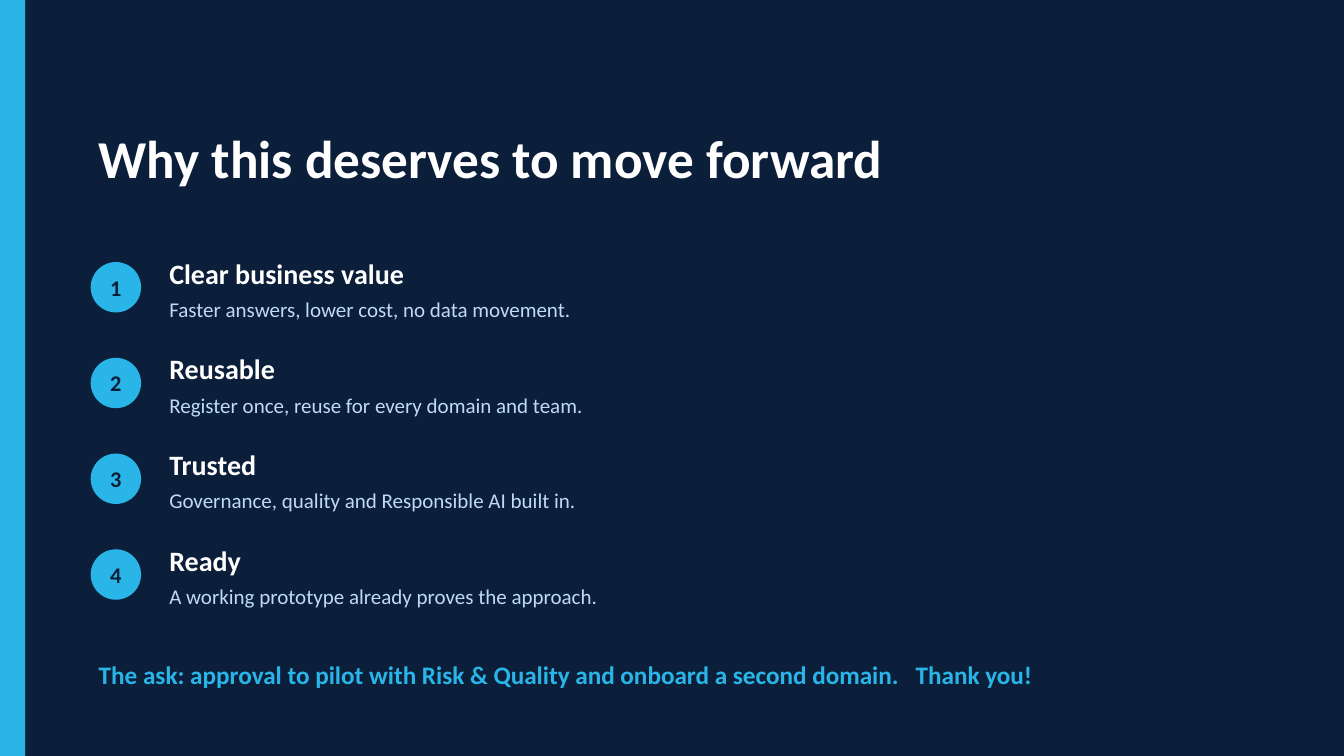
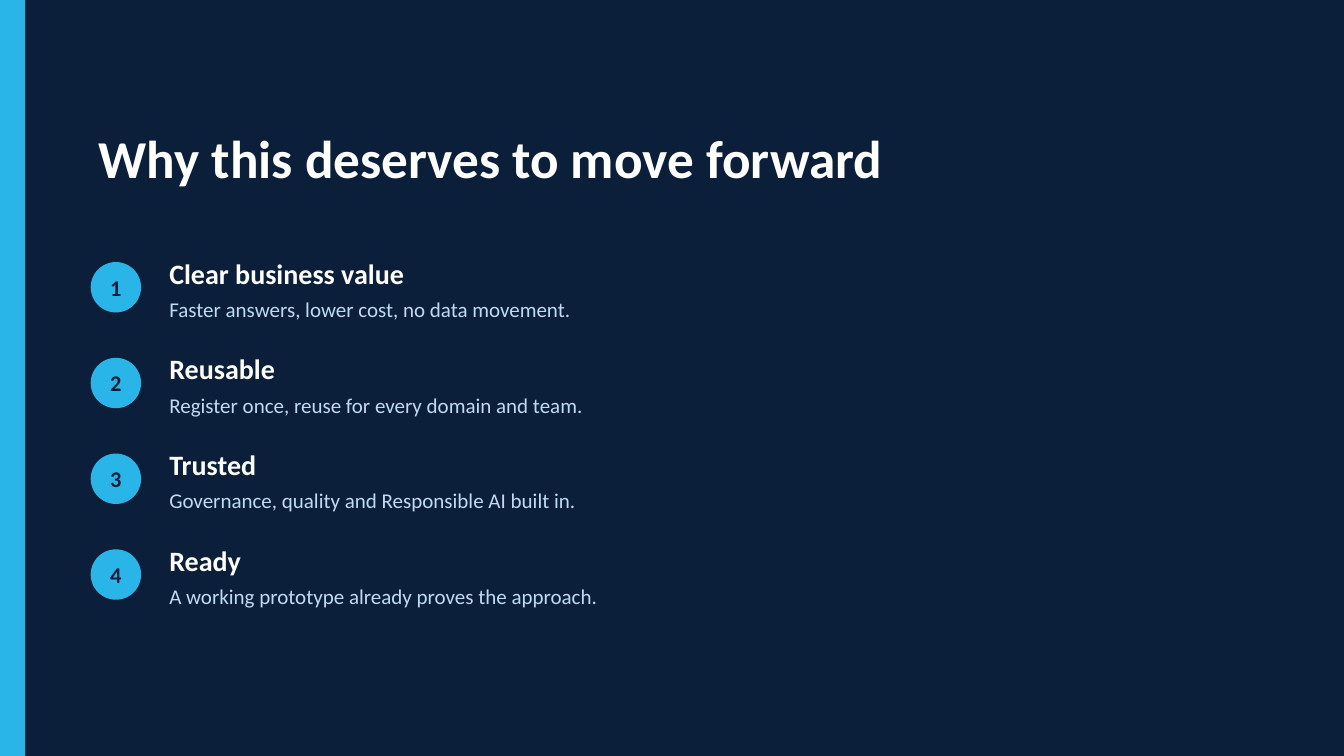
Before and after one commit to madhavank148/snowflake-healthcare-intelligence, a slide deck: slide 11 of presentation/Intelligent_Data_Products.pptx (slide 10 before the commit). Drawn at 1344x756 pixels with LibreOffice and Linux fonts; fonts in the diff are those of the drawing. Boxes give left, top, right and bottom in pixels: in the first picture for what was removed or moved away, otherwise in the second. Text is boxed around its words. In the diff, an @@ line names an element or a change of style, - is before the commit and + after.

```diff
--- a/presentation/Intelligent_Data_Products.pptx
+++ b/presentation/Intelligent_Data_Products.pptx
@@ text removed at (99,666,1032,688) @@
-The ask: approval to pilot with Risk & Quality and onboard a second domain. Thank you!
```
Also in this commit, not shown: 7 other slides changed, 1 slide added, 4 other files.
